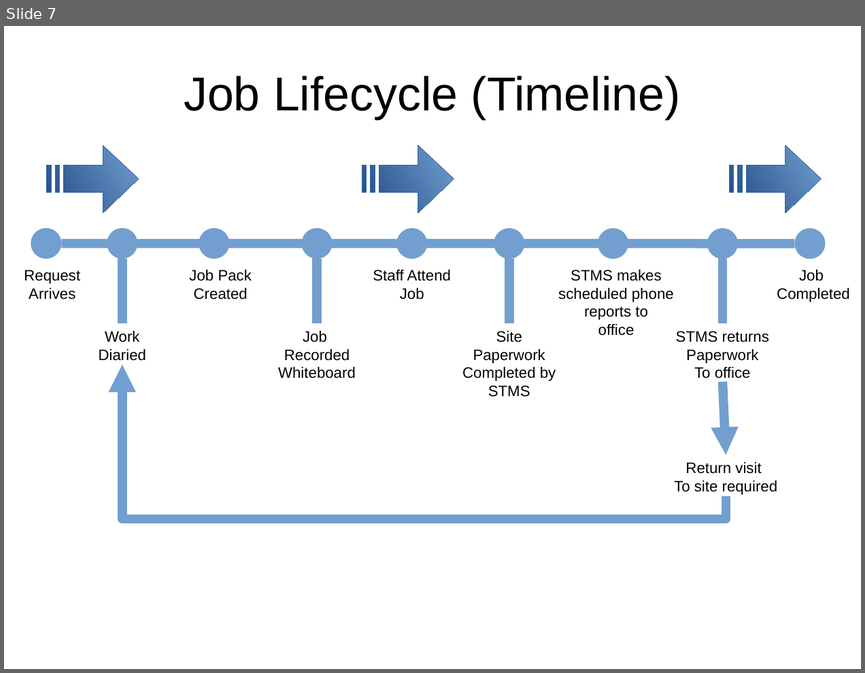
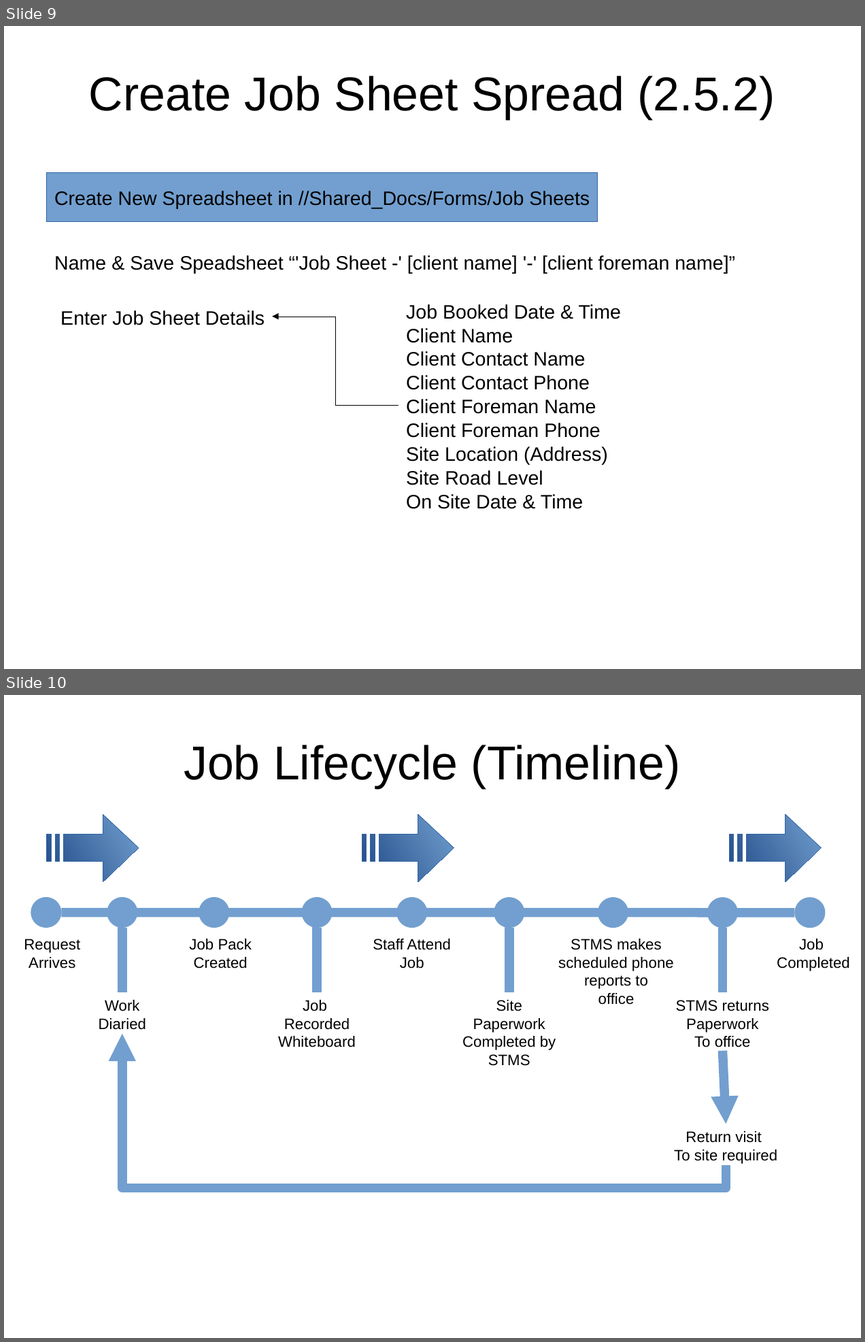
Before and after one commit to monkeysh1ne/TMNZ_Stuff, a slide deck: Workflows BP Models.odp. Shown one above the other, each under a label of ours: slide 7 before the commit, slides 9 and 10 after it. The pictures are 865x673 and 865x1342 pixels, drawn with LibreOffice and Linux fonts; fonts in the diff are those of the drawing. Boxes give left, top, right and bottom in pixels: in the first picture for what was removed or moved away, otherwise in the second. Text is boxed around its words. In the diff, an @@ line names an element or a change of style, - is before the commit and + after.

```diff
--- a/Workflows BP Models.odp
+++ b/Workflows BP Models.odp
@@ slide 9 added at <box>4,26,861,669</box>, background #FFFFFF @@
@@ title added at <box>89,76,775,120</box>, 44 pt, text #000000 @@
+Create Job Sheet Spread (2.5.2)
@@ rectangle added at <box>47,173,598,222</box>, fill #729FCF, outline #3465A4 0 pt, 18 pt, text #000000 @@
+Create New Spreadsheet in //Shared_Docs/Forms/Job Sheets
@@ text added at <box>54,255,735,273</box>, 18 pt, text #000000 @@
+Name & Save Speadsheet “'Job Sheet -' [client name] '-' [client foreman name]”
@@ text added at <box>60,310,264,325</box>, 18 pt, text #000000 @@
+Enter Job Sheet Details
@@ elbow arrow added from (398, 405) to (272, 316), #000000 0 pt @@
@@ group added at <box>406,304,621,509</box>: 9 texts @@
+Job Booked Date & Time
+Client Contact Name
+Client Contact Phone
+Client Foreman Name
+Client Foreman Phone
+Site Location (Address)
+Site Road Level
+On Site Date & Time
+Client Name
@@ what was slide 7 is now slide 10 @@
```
Also in this commit, not shown: 3 slides changed, 2 other slides added, 1 slide removed, 1 other file.
